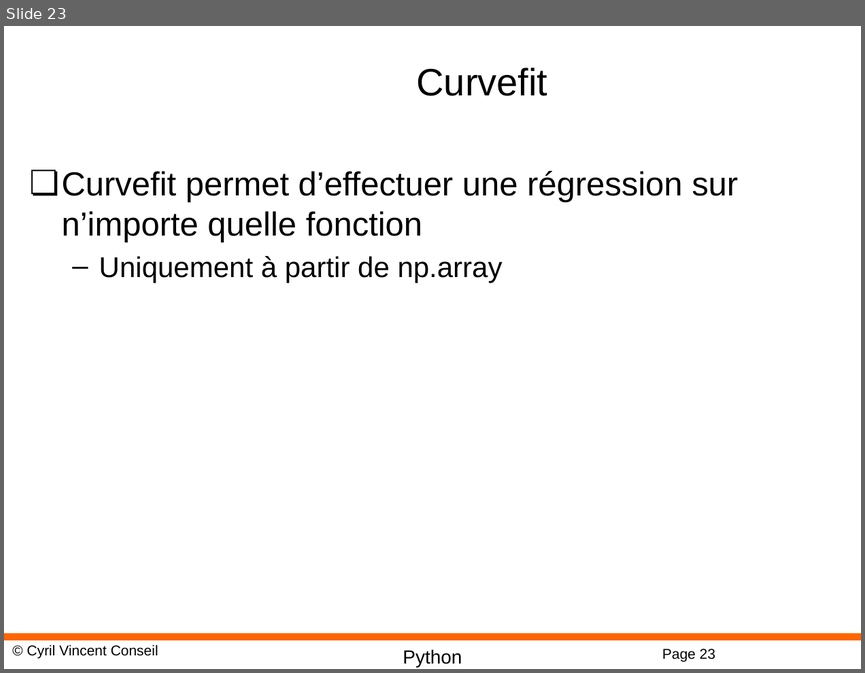
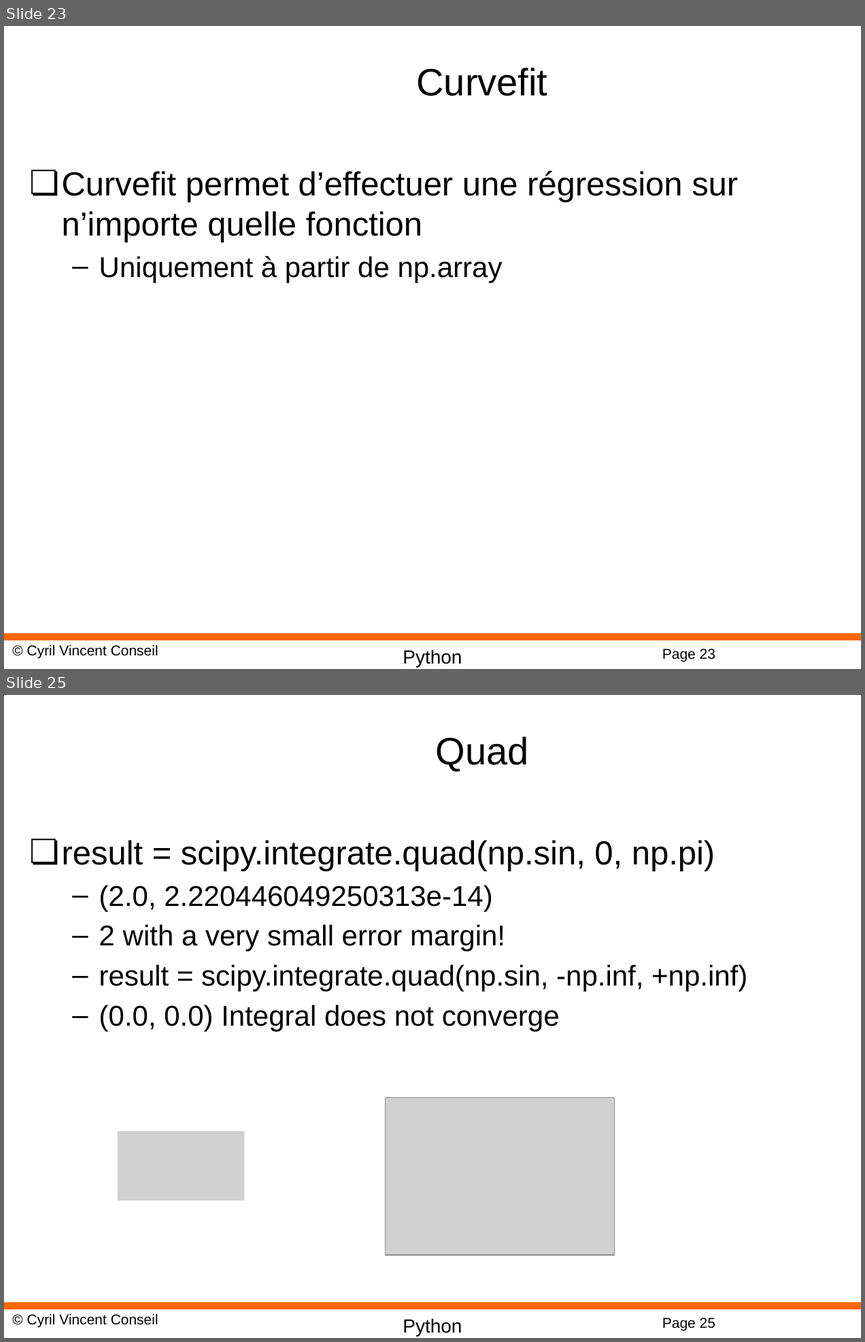
Before and after one commit to cyrilvincent/math, a slide deck: ppt/PythonMath10-Scipy.pptx. Shown one above the other, each under a label of ours: slide 23 before the commit, slides 23 and 25 after it; the slides between them are not shown. The pictures are 865x673 and 865x1342 pixels, drawn with LibreOffice and Linux fonts; fonts in the diff are those of the drawing; grey boxes stand for pictures; background and template pictures are left out. Boxes give left, top, right and bottom in pixels: in the first picture for what was removed or moved away, otherwise in the second. Text is boxed around its words. In the diff, an @@ line names an element or a change of style, - is before the commit and + after.

```diff
--- a/ppt/PythonMath10-Scipy.pptx
+++ b/ppt/PythonMath10-Scipy.pptx
@@ slide 25 added at [4, 695, 861, 1338], background #FFFFFF; not listed: 4 template elements that a slide beside it also shows @@
@@ title added at [436, 736, 529, 772], 32 pt, text #000000 @@
+Quad
@@ text added at [62, 840, 747, 1032], 24 pt, text #000000 @@
+❏ result = scipy.integrate.quad(np.sin, 0, np.pi)
+  – (2.0, 2.220446049250313e-14)
+  – 2 with a very small error margin!
+  – result = scipy.integrate.quad(np.sin, -np.inf, +np.inf)
+  – (0.0, 0.0) Integral does not converge
@@ picture added at [385, 1097, 614, 1255] @@
@@ picture added at [118, 1131, 245, 1200] @@
```
Also in this commit, not shown: 1 slide changed, 1 other slide added, 6 other files.
